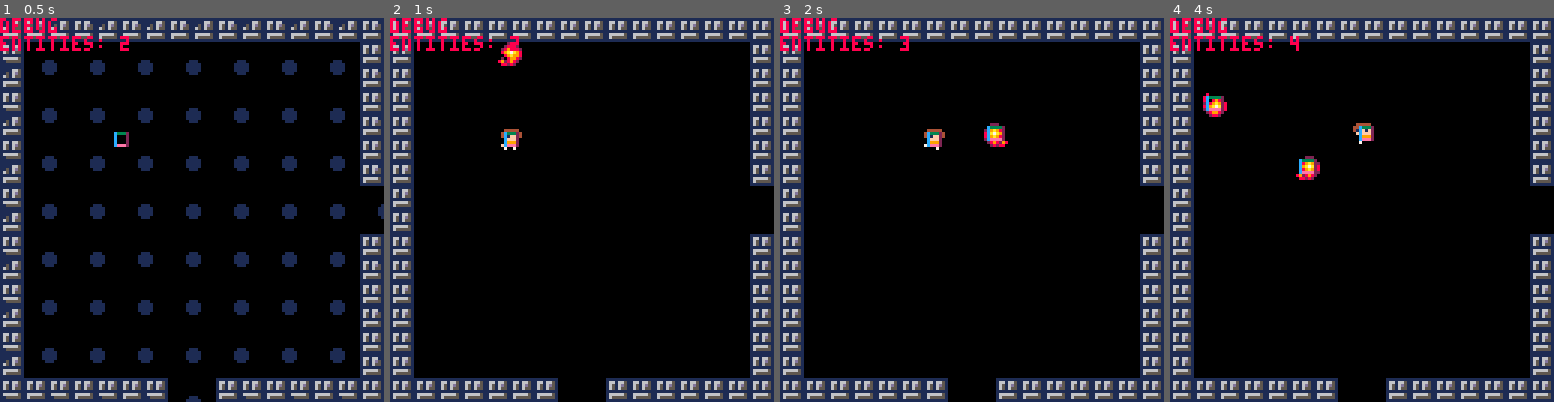
Above: before the commit, frames 1-4 (left to right).
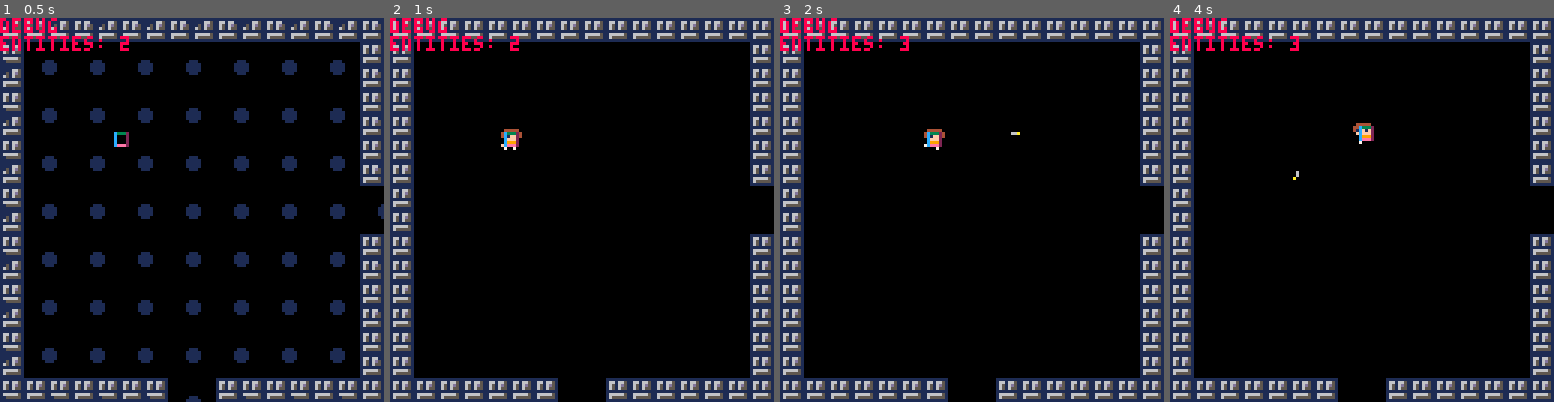
Above: after the commit, the same moments.

Repository: Zerk4112/cutemup
Game: PICO-8 cartridge cutemup.p8
The game is run twice, just before and just after one commit, with the same random seed, the same clock (stepped at 60 frames per second) and the same inputs.
Inputs:
- Up to frame 1 (0.5 s): tap X (X key) at 0.33 s
- Up to frame 2 (1 s): tap O (Z key) at 0.7 s
- Up to frame 3 (2 s): tap X (X key) at 1.07, 1.85 s; hold Right from 1.6 s (still down); tap O (Z key) at 1.7 s
- Up to frame 4 (4 s): release Right at 2.1 s; tap O (Z key) every 0.4 s from 2.1 to 3.7 s; hold Up 2.15-2.42 s; hold Right 2.47-3.03 s; tap X (X key) at 2.97 s; hold Left 3.08-3.58 s; hold Down 3.63-3.97 s

Frame 1 is identical in both runs. In frame 2, 0.2% of the frame differs, in the area x 28-35%, y 6-13%; in frame 3, 0.3%; in frame 4, 0.6%, in the area x 8-40%, y 4-43%.

Commit message:
Swap Bullet Sprite with Pixel / Line Stuff I swapped out the fireball sprite used testing with a pixel and line List - Modicum of Effort - Implemented a pixel for the bullet instead of the sprite. Also used a line for a bullet trail. Notes

Diff:
--- a/cutemup.p8
+++ b/cutemup.p8
@@ -105,7 +105,7 @@
 function create_bullet(_x,_y,_s,_a,_id)
 	local id = _id or -2
 	local dx,dy = cos(_a)*_s,sin(_a)*_s
-	local b = create_ent({49,50,51,52}, id, {x=_x,y=_y,w=7,h=7}, {
+	local b = create_ent({}, id, {x=_x,y=_y,w=1,h=1}, {
 		dx=dx, --dx
 		dy=dy, --dy,
 		a=1,
@@ -114,16 +114,19 @@
 		ang=_a
 	})
 	b.behavior = create_timer(function()
-		update_coll_box(b)
-		check_collision(b)
+		-- update_coll_box(b)
+		-- check_collision(b)
 		move_entity(b)
-		if b.mot.dx~=dx or b.mot.dy~=dy or off_cam(b.pos.x, b.pos.y) then
+		local bx,by = b.pos.x,b.pos.y
+		local a = aget(_x,_y,bx,by)
+		local ddx,ddy = cos(a)*-_s, sin(a)*-_s
+
+		line(bx,by,bx+ddx,by+ddy,6)
+		pset(bx,by,10)
+
+		if b.mot.dx~=dx or b.mot.dy~=dy or off_cam(bx, by) then
 			clean_ent(b)
 		end
-		-- yield()
-		-- print(b.mot.dx..","..b.mot.dy, b.pos.x, b.pos.y-6,7)
-		-- print(b.mot.ang, b.pos.x, b.pos.y+6,7)
-
 	end,1,true)
 	add(aroutines,b.behavior)
 	return b
@@ -141,7 +144,7 @@
 			dx,dy = cos(a)*10, sin(a)*10
 			local nx,ny = x+dx,y+dy
 			p.chx,p.chy = nx,ny
-			circfill(nx,ny,1,10)
+			circ(nx,ny,1,10)
 			circ(nx,ny,4,8)
 			yield()
 		end
@@ -156,13 +159,13 @@
 				if (not p.sprflip) ox=7
 				local px,py = p.pos.x+ox, p.pos.y+4
 				sfx(0)
-				for k=0,2 do
+				for k=0,2 do -- muzzle flash
 					circfill(px, py,3,8)
 					circfill(px, py,2,10)
 					circfill(px, py,1,7)
 					yield()
 				end
-				create_bullet(p.chx-3, p.chy-3,1.5,aget(p.pos.x+3.5, p.pos.y+3.5,p.chx,p.chy)+rnd(0.035)-rnd(0.035))
+				create_bullet(p.chx, p.chy,2,aget(p.pos.x+3.5, p.pos.y+3.5,p.chx,p.chy)+rnd(0.035)-rnd(0.035))
 				yield()
 			end
 			yield()
@@ -426,6 +429,7 @@
 
 function switch_scene(_scene, _t)
 	local n=create_timer(function()
+		scene_switch=true
 		local f,s
 		if not _t then
 			f,s = scene_fade()
@@ -485,7 +489,8 @@
         end
 
         if (not lin) _cls=true
-		if (cb) cb()
+
+		if (cb) cb() scene_switch=false
     end)
     add(aroutines, t)
 	return t, costatus(t)
@@ -806,14 +811,15 @@
 end
 
 function update_stage1()
-
-	for i, p in pairs(players) do
-		if p.act then
-			update_controls(p)
-			if (not cament.moving) move_entity(p)
-		end
-	end
-	update_camera()
+	if not scene_switch then
+		for i, p in pairs(players) do
+			if p.act then
+				update_controls(p)
+				if (not cament.moving) move_entity(p)
+			end
+		end
+		update_camera()
+	end
 end
 
 
@@ -1134,14 +1140,14 @@
 00111100001111000099990000111170071111000099990009999ff009999ff009999ff0000000000009999f0001111f009999f0009f99000f99990000999900
 0011110007007000001111700700000000000070071111000111170071111000711110000000000000f1111000000077001111f0001111000f1111000f1111f0
 07700770000000000070000000000000000000000000070007000000000007000000700000000000000070070000000007007000070007000070700000700700
-00000000000000000000000000000000000000000000000000000000000000000f4444f04f4444f0008888000000000000000000000000000000000000000000
-04444400044444000000000000444440000000000444440000000000044444004f4ff4f04f4ff4f008aaaa800000000000000000000000000000000000000000
-44fff44044fff44000000000044fff440000000044fff4400000000044fff440491ff190091ff1908aa77aa80000000000000000000000000000000000000000
-4f1ff1404f1ff1200000000004f1ff14200000004f1ff120000000004f1ff14009feef9009feef908a7777a80000000000000000000000000000000000000000
-0ffeef700ffee2277700000000ffeef2277777700ffee227777000000ffeef7000999900009999008a7777a80000000000000000000000000000000000000000
-0999996709999926667000000099999f2666666709999926666700000999996700111100001111008aa77aa80000000000000000000000000000000000000000
-0111117001111227770000000011111227777770011112277770000001111170001111000011110008aaaa800000000000000000000000000000000000000000
-07007000070007200000000007000007200000000700072000000000070070000077077000770770008888000000000000000000000000000000000000000000
+00000000000000000000000000000000000000000000000000000000000000000f4444f04f4444f0000000000000000000000000000000000000000000000000
+04444400044444000000000000444440000000000444440000000000044444004f4ff4f04f4ff4f0000000000000000000000000000000000000000000000000
+44fff44044fff44000000000044fff440000000044fff4400000000044fff440491ff190091ff190000000000000000000000000000000000000000000000000
+4f1ff1404f1ff1200000000004f1ff14200000004f1ff120000000004f1ff14009feef9009feef90000000000000000000000000000000000000000000000000
+0ffeef700ffee2277700000000ffeef2277777700ffee227777000000ffeef700099990000999900000000000000000000000000000000000000000000000000
+0999996709999926667000000099999f266666670999992666670000099999670011110000111100000000000000000000000000000000000000000000000000
+01111170011112277700000000111112277777700111122777700000011111700011110000111100000000000000000000000000000000000000000000000000
+07007000070007200000000007000007200000000700072000000000070070000077077000770770000000000000000000000000000000000000000000000000
 80000002088282000000008000222000002882000cc1c100000000c000111000001cc10000000000000000000444440004444400000000000000000000000000
 0800002089289820002802980289820002899820cc1ccc10001c01cc01ccc10001cccc10000000000444440044fff44044fff440044444000444440000000000
 008002000208998202898028289a98202899a982010cccc101ccc01c1cc7cc101ccc7cc10000000044fff4404f1ff1504f1ff15044fff44044fff44000000000
